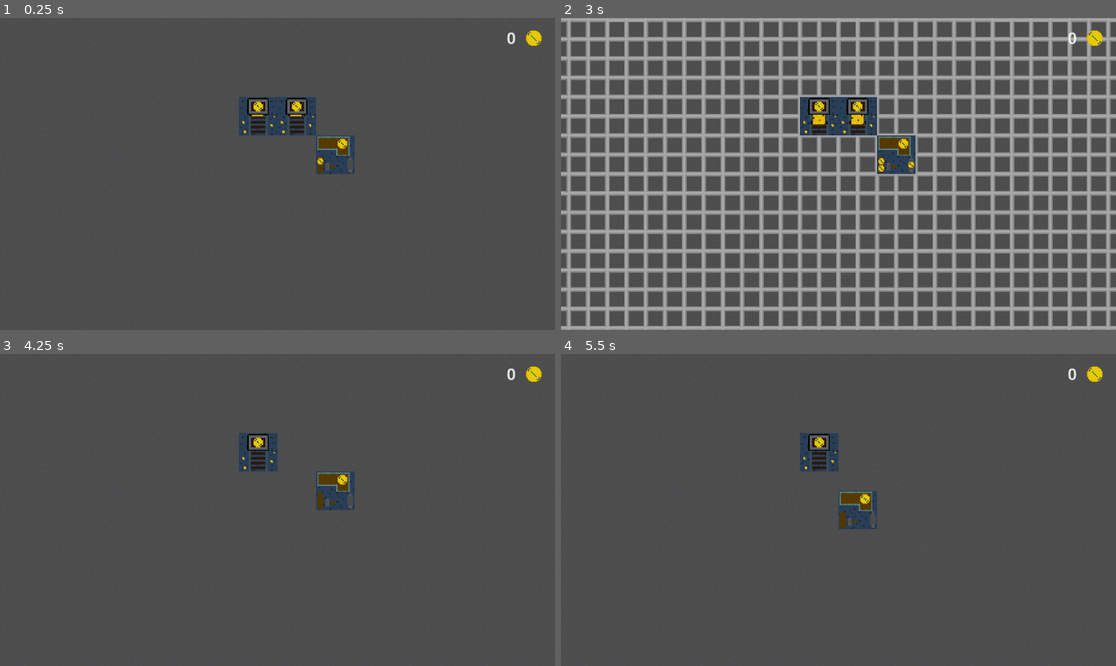
Above: before the commit, frames 1-4 (two rows, left to right).
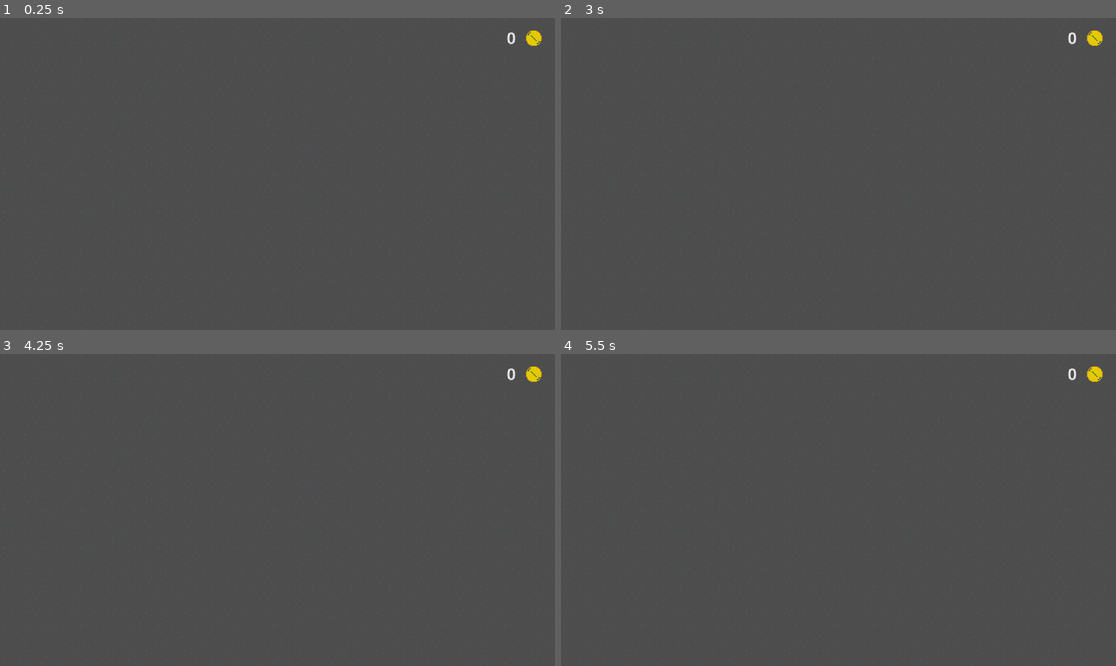
Above: after the commit, the same moments.

Repository: damios2/jeu-de-gestion
Game: Godot game, scene res://scènes/jeu.tscn
The game is run twice, just before and just after one commit, with the same random seed, the same clock (stepped at 60 frames per second) and the same inputs.
Inputs (mouse positions are in pixels of both pictures, inside the frame that each line leads up to; where the layout moved, square brackets give the same spot in the first picture):
- Up to frame 1 (0.25 s): no input
- Up to frame 2 (3 s): click (1088, 301) [1104, 320] at 0.5 s; click (1088, 301) at 1.27 s; click (1088, 301) at 2.02 s; move the mouse to (855, 114) at 2.77 s; press the mouse at (855, 114) at 2.78 s
- Up to frame 3 (4.25 s): tap Enter at 3.5 s; move the mouse to (260, 450) at 3.52 s; release the mouse at (260, 450) at 3.53 s; click (260, 450) at 3.6 s
- Up to frame 4 (5.5 s): tap Space at 4.25 s; move the mouse to (894, 491) at 4.27 s; press the mouse at (894, 491) at 4.28 s; tap Enter at 5 s; move the mouse to (866, 510) at 5.02 s; release the mouse at (866, 510) at 5.03 s; click (866, 510) at 5.1 s

The runs differ from the first frame. In frame 1, 2.2% of the frame differs, in the area x 43-64%, y 25-50%; in frame 2, 46%, in the area x 0-100%, y 0-100%; in frame 3, 1.5%; in frame 4, 1.5%.

Commit message:
upragrading the saving systeme and strating working on a shop

Diff:
--- /dev/null
+++ b/scripts/Area2D.gd
@@ -0,0 +1,71 @@
+extends Area2D
+
+var in_area = []
+var tempo_list = []
+var dir = 0
+var mouve = [Vector2(0,16),Vector2(-16,0),Vector2(0,-16),Vector2(16,0)]
+var iter = 1
+var pause = true
+var break_chain = false
+
+@onready var centre_extraction = get_node("../Node2D/centre_d_extraction")
+
+func _physics_process(delta):
+	while in_area.size() != 0 and pause == false:
+			pause = true
+			for i in range(iter):
+				position += mouve[dir]
+				await get_tree().create_timer(0.05).timeout
+				if in_area.size() == 0:
+					break_chain = true
+					break
+			if break_chain == true:
+				finish()
+				break
+			dir = 1
+			for i in range(iter):
+				position += mouve[dir]
+				await get_tree().create_timer(0.05).timeout
+				if in_area.size() == 0:
+					break_chain = true
+					break
+			if break_chain == true:
+				finish()
+				break
+			iter += 1
+			dir = 2
+			for i in range(iter):
+				position += mouve[dir]
+				await get_tree().create_timer(0.05).timeout
+				if in_area.size() == 0:
+					break_chain = true
+					break
+			if break_chain == true:
+				finish()
+				break
+			dir = 3
+			for i in range(iter):
+				position += mouve[dir]
+				await get_tree().create_timer(0.05).timeout
+				if in_area.size() == 0:
+					break_chain = true
+					break
+			if break_chain == true:
+				finish()
+				break
+			dir = 0
+			iter += 1
+			pause = false
+
+func _on_area_exited(area):
+	in_area.resize(in_area.size()-1)
+
+func _on_area_entered(area):
+	in_area.append(0)
+
+func finish():
+	centre_extraction.asign = true
+	centre_extraction.inst_pos = position
+	position = Vector2(0,0)
+	dir = 0
+	iter = 1
--- a/scripts/centre d'extraction.gd
+++ b/scripts/centre d'extraction.gd
@@ -3,6 +3,18 @@
 @onready var text_coin = get_parent().get_node("../CanvasLayer/Label")
 var nb_uor = 0
 var nb_ror = 0
+var inst_pos = Vector2()
+var asign = false
 
-func _process(delta):
+func _physics_process(delta):
 	text_coin.text = str(nb_uor + nb_ror)
+
+func _on_texture_button_pressed():
+	get_parent().get_node("../Area2D").pause = false
+	while not asign:
+		await get_tree().create_timer(1).timeout
+	asign = false
+	var mine = load("res://scènes/mine_d_or.tscn").instantiate()
+	get_parent().add_child(mine)
+	mine.position = inst_pos
+	mine.add_to_group("save_group")
--- a/scripts/scene_jeu.gd
+++ b/scripts/scene_jeu.gd
@@ -4,23 +4,41 @@
 var save_line
 var auto_save = true
 
+var t = []
+
 @onready var centre_extraction = $Node2D/centre_d_extraction
 
 func _ready():
 	var save = FileAccess.open("fichier_sauvegarde.save",FileAccess.READ)
 	while save.get_length() > save.get_position():
-		save_list.append(save.get_line())
+		if save_list.size() < 2:
+			save_list.append(save.get_line())
+		else:
+			var str_var = save.get_line()
+			var json = JSON.new()
+			var parse_res = json.parse(str_var)
+			var rdata = json.get_data()
+			var batiment = load(rdata["filename"]).instantiate()
+			get_node("Node2D").add_child(batiment)
+			batiment.position.x = rdata["pos_x"]
+			batiment.position.y = rdata["pos_y"]
+			batiment.add_to_group("save_group")
 	save.close()
 	centre_extraction.nb_uor = int(save_list[0])
 	centre_extraction.nb_ror = int(save_list[1])
 
-func _process(delta):
+func _physics_process(delta):
 	if auto_save == true:
 		auto_save = false
 		await get_tree().create_timer(3).timeout
 		save_list = []
 		save_list.append(centre_extraction.nb_uor)
 		save_list.append(centre_extraction.nb_ror)
+		for Node2D in get_tree().get_nodes_in_group("save_group"):
+			Node2D.save_o = true
+			await get_tree().create_timer(0.1).timeout
+			var node_data = Node2D.save_dic
+			save_list.append(node_data)
 		var save = FileAccess.open("fichier_sauvegarde.save",FileAccess.WRITE)
 		for i in range(save_list.size()):
 			save_line = JSON.stringify(save_list[i])
@@ -28,6 +46,3 @@
 		save.close()
 		await get_tree().create_timer(20).timeout
 		auto_save = true
-
-func _on_texture_button_pressed():
-	$CanvasLayer/TextureButton.visible = false
--- a/scripts/scene_mine_or.gd
+++ b/scripts/scene_mine_or.gd
@@ -10,12 +10,15 @@
 var ltemps = 0
 var production = true
 var allow_cad = true
+var anim = true
+var save_o = false
+var save_dic = {}
 
 @onready var cadrillage = get_parent().get_node('../cadrillage')
 
 func _ready():
-	ntemps = int(Time.get_unix_time_from_system())
 	$StaticBody2D/AnimatedSprite2D.play("default")
+	last_pos = position
 
 func _physics_process(delta):
 	if Input.is_action_pressed("clic gauche") and in_area == true:
@@ -26,12 +29,12 @@
 	else:
 		if place == false and ignore == true:
 			position = last_pos
-		if last_pos != position:
-			last_pos = position
 		ignore = false
 		if allow_cad == true:
 			cadrillage.visible = false
 			allow_cad = false
+		if last_pos != position:
+			last_pos = position
 
 	if production == true:
 		production = false
@@ -40,6 +43,15 @@
 			$TextureButton.visible = true
 		await get_tree().create_timer(1).timeout
 		production = true
+
+	if anim == true:
+		anim = false
+		$StaticBody2D/AnimatedSprite2D.play("default")
+		await get_tree().create_timer(randf_range(0,15)).timeout
+		anim = true
+
+	if save_o == true:
+		save_dic = save()
 
 func _on_area_2d_mouse_entered():
 	if Input.is_action_pressed("clic gauche") == false:
@@ -50,13 +62,24 @@
 		in_area = false
 
 func _on_area_2d_area_entered(area):
-	await get_tree().create_timer(0.1).timeout
-	place = false
+	if area.collision_mask == 3:
+		place = false
+		await get_tree().create_timer(0.05).timeout
+		place = false
 
 func _on_area_2d_area_exited(area):
-	place = true
+	if area.collision_mask == 3:
+		place = true
 
 func _on_texture_button_pressed():
 	get_node("../centre_d_extraction").nb_uor += nb_or
 	nb_or = 0
 	$TextureButton.visible = false
+
+func save():
+	var save_dic = {
+	"filename" : get_scene_file_path(),
+	"pos_x" : position.x,
+	"pos_y" : position.y
+	}
+	return save_dic
--- a/scripts/scene_rafinerie.gd
+++ b/scripts/scene_rafinerie.gd
@@ -8,6 +8,10 @@
 var allow_cad = true
 var nb_or = 0
 var prod = true
+var anim = true
+var save_o = false
+var save_dic = {}
+
 
 @onready var cadrillage = get_parent().get_node('../cadrillage')
 
@@ -37,6 +41,15 @@
 		await get_tree().create_timer(10).timeout
 		prod = true
 
+	if anim == true:
+		anim = false
+		$StaticBody2D/AnimatedSprite2D.play("default")
+		await get_tree().create_timer(randf_range(0,15)).timeout
+		anim = true
+
+	if save_o == true:
+		save_dic = save()
+
 func _on_area_2d_mouse_entered():
 	if Input.is_action_pressed("clic gauche") == false:
 		in_area = true
@@ -46,8 +59,19 @@
 		in_area = false
 
 func _on_area_2d_area_entered(area):
-	await get_tree().create_timer(0.1).timeout
-	place = false
+	if area.collision_mask == 3:
+		place = false
+		await get_tree().create_timer(0.05).timeout
+		place = false
 
 func _on_area_2d_area_exited(area):
-	place = true
+	if area.collision_mask == 3:
+		place = true
+
+func save():
+	var save_dic = {
+	"filename" : get_scene_file_path(),
+	"pos_x" : position.x,
+	"pos_y" : position.y
+	}
+	return save_dic
--- a/scènes/jeu.tscn
+++ b/scènes/jeu.tscn
@@ -4,9 +4,8 @@
 [ext_resource type="Texture2D" uid="uid://c8dpee4ax4oj2" path="res://textures/sol.png" id="2_62fs0"]
 [ext_resource type="Texture2D" uid="uid://bdxlmldiremyp" path="res://textures/cadrillage.png" id="2_p22m0"]
 [ext_resource type="Texture2D" uid="uid://dvt4mmb47glju" path="res://textures/coin.png" id="3_kd7vt"]
-[ext_resource type="PackedScene" uid="uid://bn8wsk0abjggg" path="res://scènes/mine_d_or.tscn" id="4_jc7bq"]
 [ext_resource type="Script" path="res://scripts/centre d'extraction.gd" id="4_pfaxo"]
-[ext_resource type="PackedScene" uid="uid://bunoxyv1csgii" path="res://scènes/rafinerie.tscn" id="7_s3uol"]
+[ext_resource type="Script" path="res://scripts/Area2D.gd" id="7_7rsrc"]
 
 [sub_resource type="TileSetAtlasSource" id="TileSetAtlasSource_3rcgo"]
 texture = ExtResource("2_62fs0")
@@ -31,6 +30,9 @@
 [sub_resource type="RectangleShape2D" id="RectangleShape2D_eplws"]
 size = Vector2(62, 62)
 
+[sub_resource type="RectangleShape2D" id="RectangleShape2D_ysg87"]
+size = Vector2(32, 32)
+
 [node name="Node2D" type="Node2D"]
 script = ExtResource("1_obkcc")
 
@@ -38,7 +40,7 @@
 tile_set = SubResource("TileSet_agcyv")
 rendering_quadrant_size = 32
 format = 2
-layer_0/tile_data = PackedInt32Array(327671, 0, 0, 327672, 0 …(2405 unchanged characters)… , 0, 0, -2, 0, 0, -1, 0, 0, -65536, 0, 0)
+layer_0/tile_data = PackedInt32Array(327671, 0, 0, 327672, 0 …(2405 unchanged characters)… , 0, 0, -2, 0, 0, -1, 0, 0, -65536, 0, 0, 262152, 0, 0)
 
 [node name="cadrillage" type="TileMap" parent="."]
 visible = false
@@ -58,21 +60,22 @@
 script = ExtResource("4_pfaxo")
 
 [node name="AnimatedSprite2D" type="AnimatedSprite2D" parent="Node2D/centre_d_extraction"]
+position = Vector2(-2.32458e-06, -1.37091e-06)
+scale = Vector2(0.5, 0.5)
 sprite_frames = SubResource("SpriteFrames_s5feq")
 
 [node name="Area2D" type="Area2D" parent="Node2D/centre_d_extraction"]
+collision_layer = 3
+collision_mask = 3
 
 [node name="CollisionShape2D" type="CollisionShape2D" parent="Node2D/centre_d_extraction/Area2D"]
 shape = SubResource("RectangleShape2D_eplws")
 
-[node name="mine d\'or1" parent="Node2D" instance=ExtResource("4_jc7bq")]
-position = Vector2(16, -48)
+[node name="Area2D" type="Area2D" parent="."]
+script = ExtResource("7_7rsrc")
 
-[node name="mine d\'or2" parent="Node2D" instance=ExtResource("4_jc7bq")]
-position = Vector2(-16, -48)
-
-[node name="rafinerie1" parent="Node2D" instance=ExtResource("7_s3uol")]
-position = Vector2(48, -16)
+[node name="CollisionShape2D" type="CollisionShape2D" parent="Area2D"]
+shape = SubResource("RectangleShape2D_ysg87")
 
 [node name="CanvasLayer" type="CanvasLayer" parent="."]
 
@@ -101,9 +104,12 @@
 anchor_top = 0.969
 anchor_right = 0.983
 anchor_bottom = 0.969
-offset_left = -20.416
-offset_top = -19.912
-offset_right = 19.584
-offset_bottom = 20.088
+offset_left = -38.416
+offset_top = -37.912
+offset_right = -38.416
+offset_bottom = -37.912
+scale = Vector2(3, 3)
 
-[connection signal="pressed" from="CanvasLayer/TextureButton" to="." method="_on_texture_button_pressed"]
+[connection signal="area_entered" from="Area2D" to="Area2D" method="_on_area_entered"]
+[connection signal="area_exited" from="Area2D" to="Area2D" method="_on_area_exited"]
+[connection signal="pressed" from="CanvasLayer/TextureButton" to="Node2D/centre_d_extraction" method="_on_texture_button_pressed"]
--- a/scènes/mine_d_or.tscn
+++ b/scènes/mine_d_or.tscn
@@ -119,7 +119,7 @@
 "duration": 0.5,
 "texture": ExtResource("3_2unx8")
 }],
-"loop": true,
+"loop": false,
 "name": &"default",
 "speed": 5.0
 }]
@@ -136,9 +136,10 @@
 
 [node name="AnimatedSprite2D" type="AnimatedSprite2D" parent="StaticBody2D"]
 sprite_frames = SubResource("SpriteFrames_ajvyv")
-frame_progress = 0.615628
 
 [node name="Area2D" type="Area2D" parent="StaticBody2D"]
+collision_layer = 3
+collision_mask = 3
 
 [node name="CollisionShape2D" type="CollisionShape2D" parent="StaticBody2D/Area2D"]
 shape = SubResource("RectangleShape2D_jv2pd")
--- a/scènes/rafinerie.tscn
+++ b/scènes/rafinerie.tscn
@@ -21,7 +21,7 @@
 "duration": 5.0,
 "texture": ExtResource("5_xy8ou")
 }],
-"loop": true,
+"loop": false,
 "name": &"default",
 "speed": 5.0
 }]
@@ -40,6 +40,8 @@
 sprite_frames = SubResource("SpriteFrames_5aj0n")
 
 [node name="Area2D" type="Area2D" parent="StaticBody2D"]
+collision_layer = 3
+collision_mask = 3
 
 [node name="CollisionShape2D" type="CollisionShape2D" parent="StaticBody2D/Area2D"]
 shape = SubResource("RectangleShape2D_o5eo7")
Not shown, changed: .gitignore
Not shown, added: fichier_sauvegarde.save
